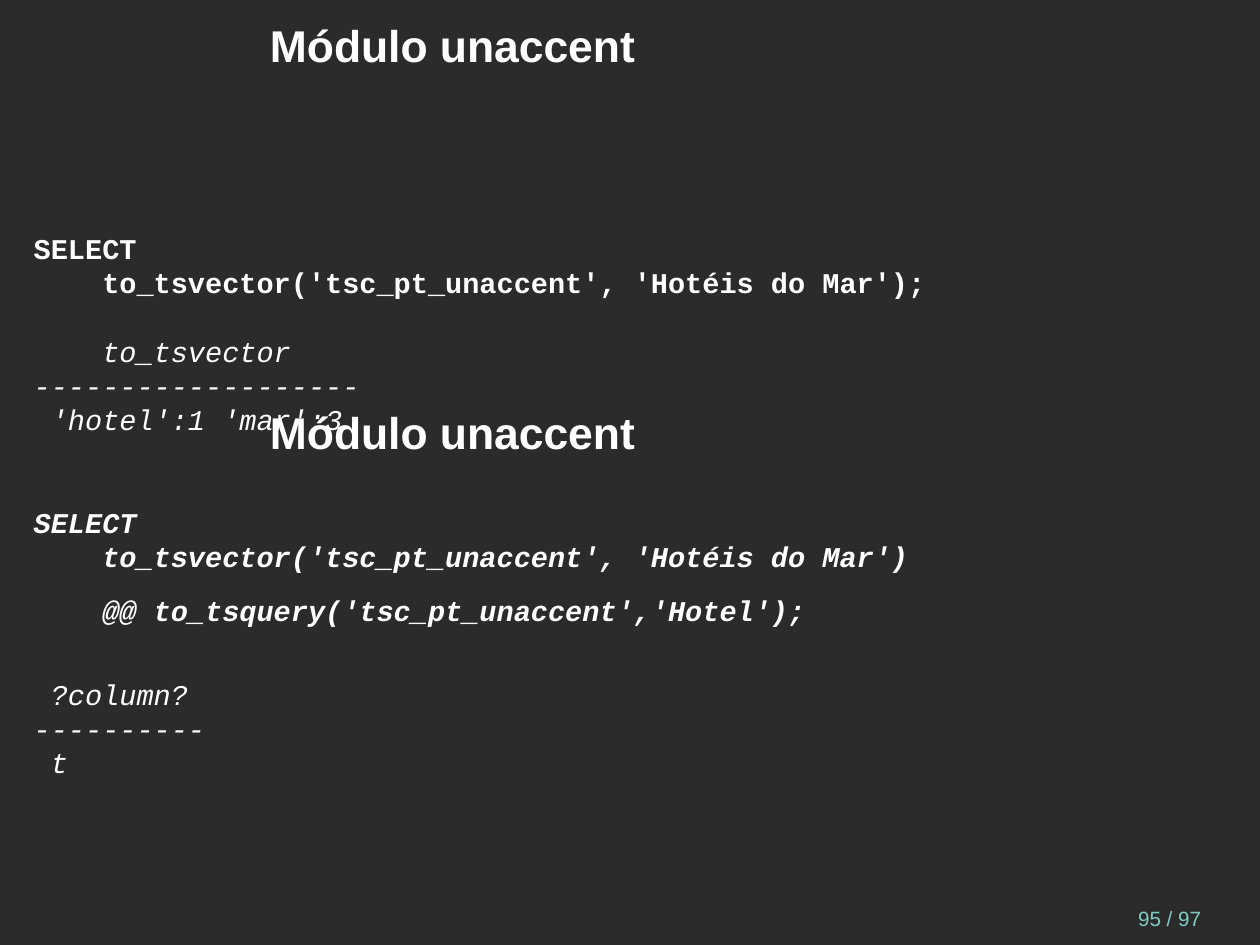
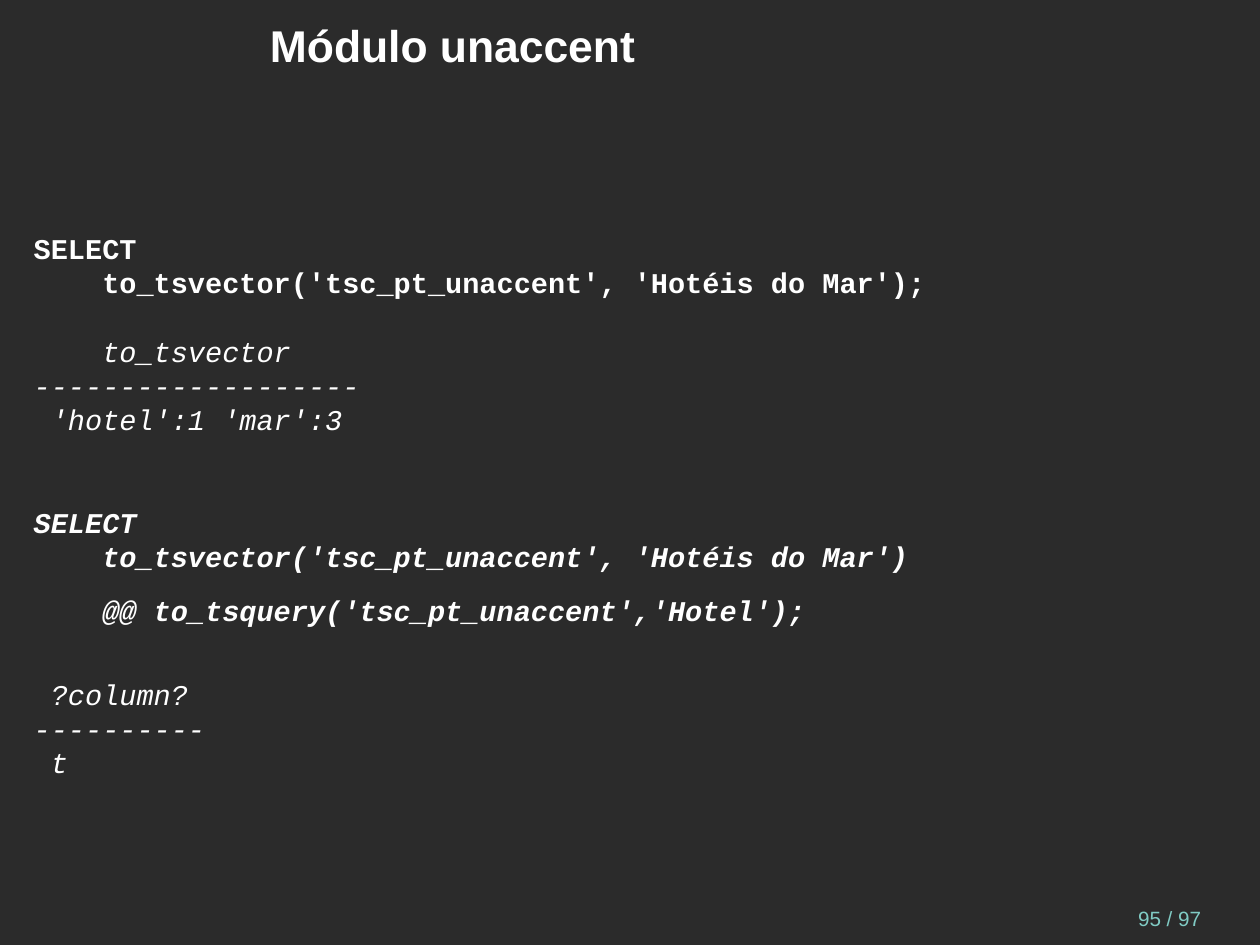
Before and after one commit to juliano777/db_fts, a slide deck: slide 95 of fts_pt-br.odp. Drawn at 1260x945 pixels with LibreOffice and Linux fonts; fonts in the diff are those of the drawing; background and template pictures are left out; a plain dark background stands for a picture behind light text. Boxes give left, top, right and bottom in pixels: in the first picture for what was removed or moved away, otherwise in the second. Text is boxed around its words. In the diff, an @@ line names an element or a change of style, - is before the commit and + after.

Commit message:
Fix for slide 95

```diff
--- a/fts_pt-br.odp
+++ b/fts_pt-br.odp
@@ title removed at <box>270,415,635,450</box> @@
-Módulo unaccent
```
Also in this commit, not shown: 2 other files.
